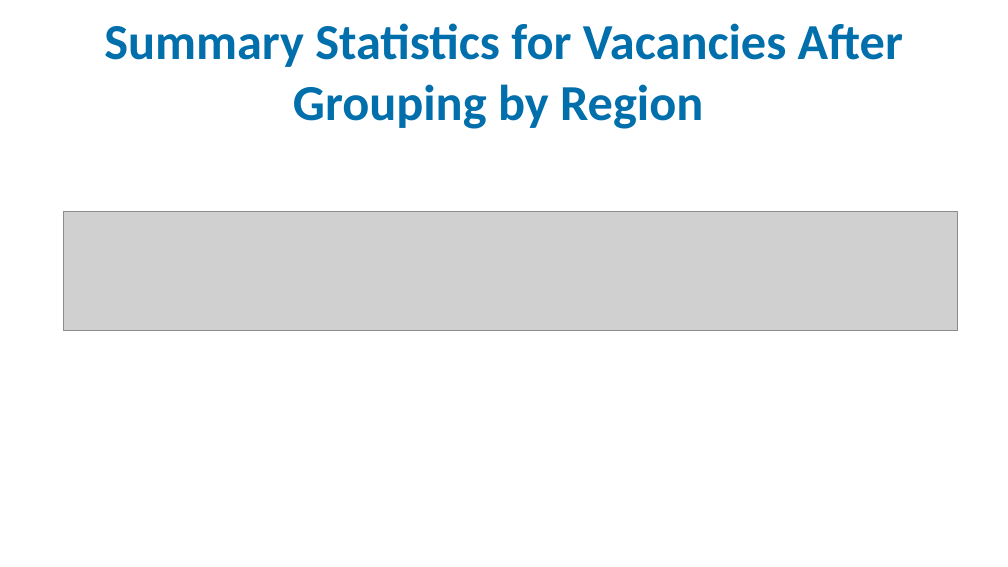
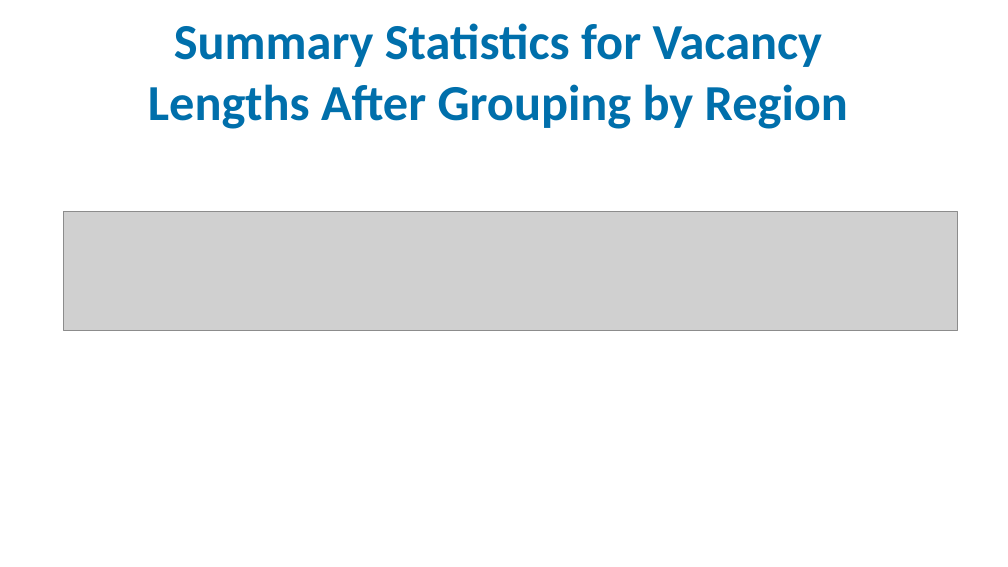
Before and after one commit to idea-analytics/Staffing_Trends_Performance_Vacancies, a slide deck: slide 7 of graphs/Staffing_Part1_23-24_preliminary_report.pptx. Drawn at 1008x567 pixels with LibreOffice and Linux fonts; fonts in the diff are those of the drawing; grey boxes stand for pictures; background and template pictures are left out. Boxes give left, top, right and bottom in pixels: in the first picture for what was removed or moved away, otherwise in the second. Text is boxed around its words. In the diff, an @@ line names an element or a change of style, - is before the commit and + after.

Commit message:
updated histograms
regional histograms for FMLA

```diff
--- a/graphs/Staffing_Part1_23-24_preliminary_report.pptx
+++ b/graphs/Staffing_Part1_23-24_preliminary_report.pptx
@@ title at box(148, 23, 848, 129): text changed @@
-Summary Statistics for Vacancies After Grouping by Region
+Summary Statistics for Vacancy
+Lengths After Grouping by Region
```
Also in this commit, not shown: 1 other slide changed, 10 slides added, 2 other files.
